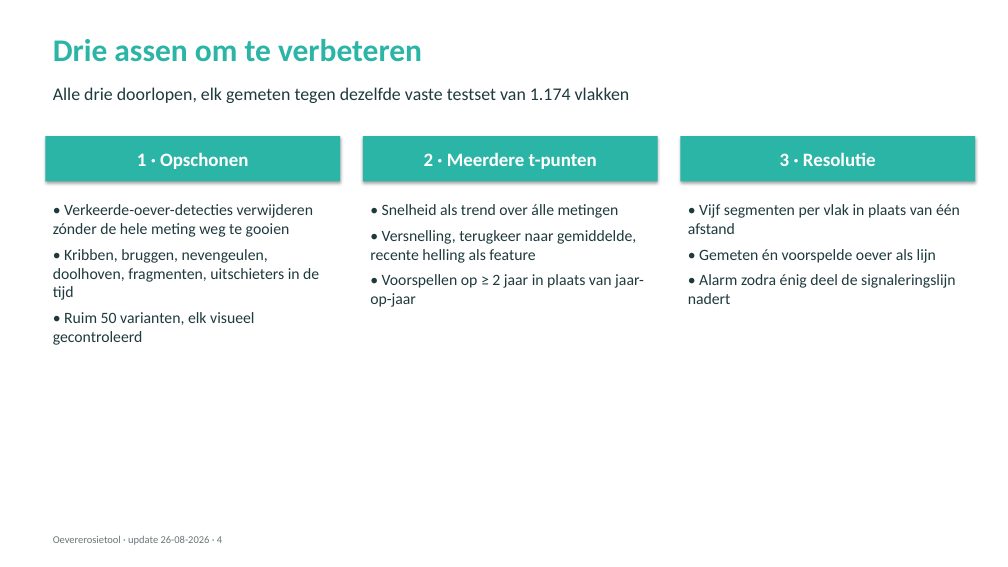
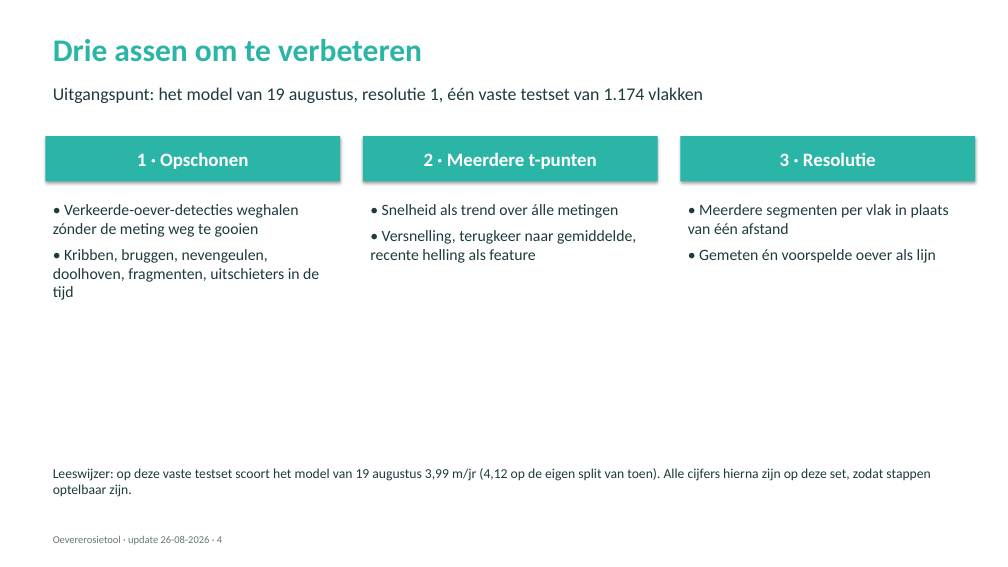
Before and after one commit to HAL24K/wocu-oevererosie, a slide deck: slide 4 of docs/presentations/20260826_update.pptx. Drawn at 1008x567 pixels with LibreOffice and Linux fonts; fonts in the diff are those of the drawing. Boxes give left, top, right and bottom in pixels: in the first picture for what was removed or moved away, otherwise in the second. Text is boxed around its words. In the diff, an @@ line names an element or a change of style, - is before the commit and + after.

```diff
--- a/docs/presentations/20260826_update.pptx
+++ b/docs/presentations/20260826_update.pptx
@@ text at <box>53,87,703,103</box>: text changed @@
-Alle drie doorlopen, elk gemeten tegen dezelfde vaste testset van 1.174 vlakken
+Uitgangspunt: het model van 19 augustus, resolutie 1, één vaste testset van 1.174 vlakken
@@ text at <box>53,204,299,237</box>: text changed @@
-• Verkeerde-oever-detecties verwijderen zónder de hele meting weg te gooien
+• Verkeerde-oever-detecties weghalen zónder de meting weg te gooien
@@ text at <box>688,204,949,234</box>: text changed @@
-• Vijf segmenten per vlak in plaats van één afstand
+• Meerdere segmenten per vlak in plaats van één afstand
@@ text at <box>370,274,644,307</box>: paragraph removed @@
-• Voorspellen op ≥ 2 jaar in plaats van jaar-op-jaar
@@ text at <box>688,274,956,304</box>: paragraph removed @@
-• Alarm zodra énig deel de signaleringslijn nadert
@@ text at <box>53,312,254,345</box>: paragraph removed @@
-• Ruim 50 varianten, elk visueel gecontroleerd
@@ text added at <box>53,468,930,497</box>, 13 pt, text #1F3A3D @@
+Leeswijzer: op deze vaste testset scoort het model van 19 augustus 3,99 m/jr (4,12 op de eigen split van toen). Alle cijfers hierna zijn op deze set, zodat stappen optelbaar zijn.
```
Also in this commit, not shown: 7 other slides changed, 4 slides added, 4 slides removed, 17 other files.
